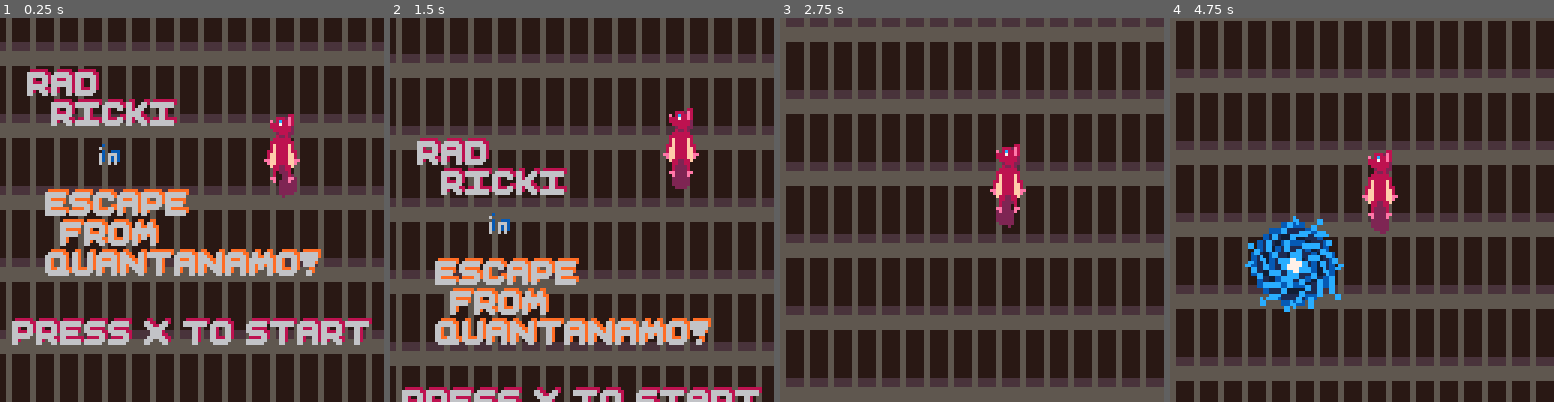
Above: before the commit, frames 1-4 (left to right).
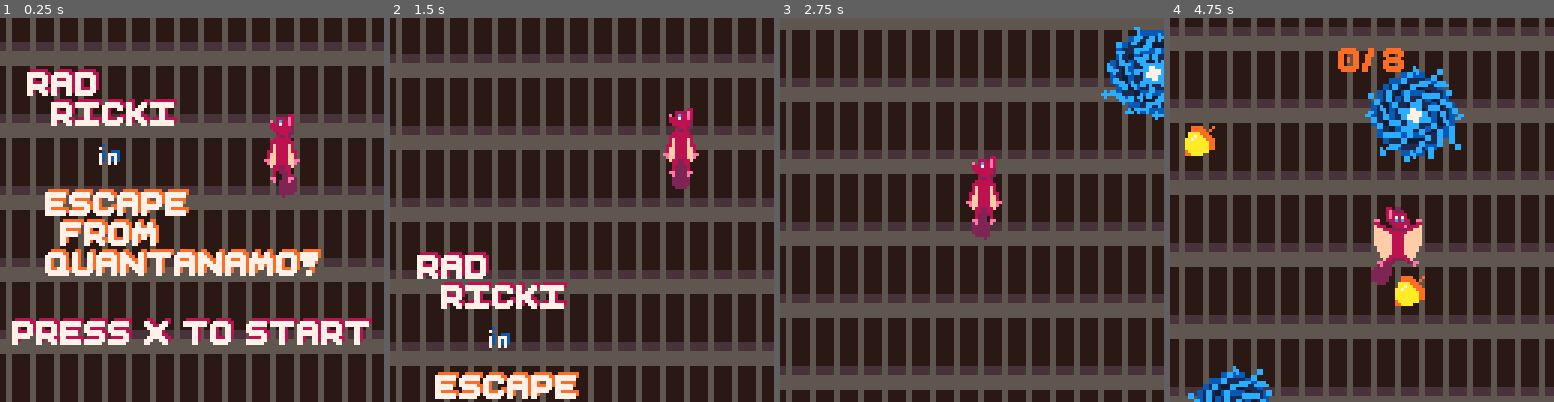
Above: after the commit, the same moments.

Repository: acmcpheron02/quantanamo
Game: PICO-8 cartridge quantanamo.p8
Same seed, same stepped clock (60 frames per second), same inputs: the game is played once before the commit and once after it.
Inputs:
- Up to frame 1 (0.25 s): no input
- Up to frame 2 (1.5 s): tap X (X key) at 0.33, 1.07 s
- Up to frame 3 (2.75 s): hold Right 1.6-2.1 s; tap X (X key) at 1.85 s; hold Right from 2.47 s (still down)
- Up to frame 4 (4.75 s): tap X (X key) at 2.97, 4.08 s; release Right at 3.03 s; hold Left 3.08-3.58 s; hold Right 4.02-4.68 s

The runs differ from the first frame. In frame 1, 10% of the frame differs, in the area x 3-97%, y 14-86%; in frame 2, 16%; in frame 3, 65%; in frame 4, 77%, in the area x 0-100%, y 0-100%.

Commit message:
demo ready I think!

Diff:
--- a/actors.p8
+++ b/actors.p8
@@ -3,6 +3,7 @@
 __lua__
 
 wells = {}
+qcorns = {}
 
 function make_well(x,y)
     local w = {}
@@ -17,6 +18,11 @@
         return w.y + w.h/2
     end
 
+    function draw_well(w)
+        sspr(24, 0, 16, 16, w.x, w.y, 32, 32) --64, 94
+        pd_rotate(w.x+16, w.y+16, rot, 1, 1, 3, false, 2) --80, 110
+    end
+
     function hold_well(w)
         player.state = 'hold'
         player.x = w.xcen() - 8
@@ -25,16 +31,49 @@
         player.vy = 0
         if x_btn.is_pressed then
             player.state = 'launch'
-            player.cooldown = 30
+            player.cooldown = 14
             launch_player()
 
         end
     end
 
-    function draw_well(w)
-        sspr(24, 0, 16, 16, w.x, w.y, 32, 32) --64, 94
-        pd_rotate(w.x+16, w.y+16, rot, 1, 1, 3, false, 2) --80, 110
+    add(wells, w)
+end
+
+function make_qcorn(x,y)
+    local q = {}
+    q.x = x
+    q.y = y
+    q.wid = 10
+    q.h = 10
+    function q.xcen()
+        return q.x + q.wid/2
+    end
+    function q.ycen()
+        return q.y + q.h/2
     end
 
-    add(wells, w)
+    function draw_qcorn(q)
+        sspr(0, 16, 10, 10, q.x, q.y, q.wid, q.h ) --64, 94
+    end
+
+    add(qcorns, q)
 end
+
+function make_tunnel(x,y)
+    tunnel = {}
+    tunnel.x = x
+    tunnel.y = y
+    tunnel.wid = 88
+    tunnel.h = 88
+    function tunnel.xcen()
+        return tunnel.x
+    end
+    function tunnel.ycen()
+        return tunnel.y
+    end
+
+    function draw_tunnel(tunnel)
+        pd_rotate(tunnel.x, tunnel.y, rot/4, 1, 28, 3, false, 5) --80, 110
+    end
+end
--- a/quantanamo.p8
+++ b/quantanamo.p8
@@ -25,11 +25,29 @@
 	title_i = 1
 	y_tran = 0
 	y_restart = false
+	size = 0
 end
 
 function stage1_init()
   make_well(300, 500)
   make_well(360, 400)
+  make_well(380, 540)
+  make_well(470, 510)
+  make_well(470, 380)
+  make_well(200, 460)
+  make_well(280, 340)
+  make_well(220, 540)
+  make_well(360, 260)
+  make_well(410, 180)
+  make_well(310, 120)
+  make_qcorn(370, 470)
+  make_qcorn(300, 420)
+  make_qcorn(240, 380)
+  make_qcorn(440, 430)
+  make_qcorn(480, 480)
+  make_qcorn(420, 350)
+  make_qcorn(372, 200)
+  make_qcorn(270, 270)
 end
 
 function _update60()
@@ -39,6 +57,7 @@
 	if gamestate == 'title' then title_update() end
 	if gamestate == 'transition' then transition_update() end
 	if gamestate == 'stage1' then stage1_update() end
+	if gamestate == 'win' then win_update() end
 end
 
 function title_update()
@@ -60,7 +79,7 @@
 
 function transition_update()
 	y_tran += 0.1
-	y_tran *= 1.03
+	y_tran *= 1.05
 	if y_tran <= 128 then
 		title_cam()
 		title_update()
@@ -88,9 +107,11 @@
 
 function stage1_update()
 	if player.cooldown == 0 then
-		collisions()
+		well_collisions()
 	end
 	player.update()
+
+	qcorn_collisions()
 
 	if player.state != 'hold' then
 		follow_player()
@@ -99,12 +120,29 @@
 	if player.state == 'hold' or player.cooldown > 0 then
 		center_well()
 	end
-end
+
+	score = tostr(8-#qcorns)..'/8'
+
+	if score == '8/8' and tunnel == nil then
+		make_tunnel(420, 90)
+	end
+
+	if score == '8/8' and tunnel != nil then
+		tunnel_collide()
+	end
+
+end
+
+function win_update()
+	size = size + 1
+end
+
 
 function _draw()
 	if gamestate == 'title' then title_draw() end
 	if gamestate == 'transition' then transition_draw() end
 	if gamestate == 'stage1' then stage1_draw() end
+	if gamestate == 'win' then win_draw() end
 	-- print(player.y, cam.x + 80, cam.y + 20, 7)
 	-- print(gamestate, cam.x + 80, cam.y + 30, 7)
 	-- print(y_restart, cam.x + 80, cam.y + 40, 7)
@@ -113,18 +151,18 @@
 function title_draw()
 	stage1_draw()
 	print('rad', cam.x + 10, cam.y + 17 + y_tran, 3)
-	print('rad', cam.x + 9, cam.y + 18 + y_tran, 14)
+	print('rad', cam.x + 9, cam.y + 18 + y_tran, 9)
 	print('ricki', cam.x + 18, cam.y + 27 + y_tran, 3)
-	print('ricki', cam.x + 17, cam.y + 28 + y_tran, 14)
+	print('ricki', cam.x + 17, cam.y + 28 + y_tran, 9)
 	spr(058, cam.x + 32, cam.y + 42 + y_tran)
 	print('escape', cam.x + 16, cam.y + 57 + y_tran, 10)
-	print('escape', cam.x + 15, cam.y + 58 + y_tran, 14)
+	print('escape', cam.x + 15, cam.y + 58 + y_tran, 9)
 	print('from', cam.x + 21, cam.y + 67 + y_tran, 10)
-	print('from', cam.x + 20, cam.y + 68 + y_tran, 14)
+	print('from', cam.x + 20, cam.y + 68 + y_tran, 9)
 	print('quantanamo!', cam.x + 16, cam.y + 77 + y_tran, 10)
-	print('quantanamo!', cam.x + 15, cam.y + 78 + y_tran, 14)
+	print('quantanamo!', cam.x + 15, cam.y + 78 + y_tran, 9)
 	print('press x to start', cam.x + 5, cam.y + 100 + y_tran, 3)
-	print('press x to start', cam.x + 4, cam.y + 101 + y_tran, 14)
+	print('press x to start', cam.x + 4, cam.y + 101 + y_tran, 9)
 end
 
 function stage1_draw()
@@ -134,11 +172,33 @@
 	for w in all(wells) do
 		draw_well(w)
 	end
+	for q in all(qcorns) do
+		draw_qcorn(q)
+	end
 	player.draw()
+	if gamestate == 'stage1' and score != '8/8' then
+		print(score, cam.x + 56, cam.y + 10, 10)
+	end
+	if gamestate == 'stage1' and score == '8/8' then
+		print('quantum tunnel', cam.x + 7, cam.y + 6, 11)
+		print('has opened!', cam.x + 26, cam.y + 16, 11)
+	end
+	if score == '8/8' then
+		draw_tunnel(tunnel)
+	end
 end
 
 function transition_draw()
 	title_draw()
+end
+
+function win_draw()
+	circfill(cam.x+64,cam.y+64, size, 9)
+	if size > 128 then
+		print('congratulations', cam.x + 2, cam.y + 36, 3)
+		print('you escaped from', cam.x + 6, cam.y + 70, 3)
+		print('quantanamo!', cam.x + 22, cam.y + 84, 3)
+	end
 end
 
 
@@ -427,8 +487,8 @@
 0000000000000000000000000000000000000000090909090909090909090909090909090909090909090909090909090909090900000000000000000000000000000000000000000000000000000000000000000000000000000000000000000000000000000000000000000000000000000000000000000000000000000000
 0000000000000000000000000000000000000000191919191919191919191919191919191919191919191919191919191919191900000000000000000000000000000000000000000000000000000000000000000000000000000000000000000000000000000000000000000000000000000000000000000000000000000000
 0000000000000000000000000000000000000000292929292929292929292929292929292929292929292929292929292929292900000000000000000000000000000000000000000000000000000000000000000000000000000000000000000000000000000000000000000000000000000000000000000000000000000000
-0a00000000000000000000000000000000000000090909090909090909090909090909090909090909090909090909090909090900000000000000000000000000000000000000000000000000000000000000000000000000000000000000000000000000000000000000000000000000000000000000000000000000000000
-1a00000000000000000000000000000000000000191919191919191919191919191919191919191919191919191919191919191900000000000000000000000000000000000000000000000000000000000000000000000000000000000000000000000000000000000000000000000000000000000000000000000000000000
-0000000000000000000000000000000000000000292929292929292929292929292929292929292929292929292929292929292900000000000000000000000000000000000000000000000000000000000000000000000000000000000000000000000000000000000000000000000000000000000000000000000000000000
-0000000000000000000000000000000000000000090909090909090909090909090909090909090909090909090909090909090900000000000000000000000000000000000000000000000000000000000000000000000000000000000000000000000000000000000000000000000000000000000000000000000000000000
-0000000000000000000000000000000000000000191919191919191919191919191919191919191919191919191919191919191900000000000000000000000000000000000000000000000000000000000000000000000000000000000000000000000000000000000000000000000000000000000000000000000000000000
+0b0c000000000000000000000000000000000000090909090909090909090909090909090909090909090909090909090909090900000000000000000000000000000000000000000000000000000000000000000000000000000000000000000000000000000000000000000000000000000000000000000000000000000000
+1b1c000000000000000000000000000000000000191919191919191919191919191919191919191919191919191919191919191900000000000000000000000000000000000000000000000000000000000000000000000000000000000000000000000000000000000000000000000000000000000000000000000000000000
+0000000000000000000000000000000000000000292929292929292929292929292929292929292929292929292929292929292900000000000000000000000000000000000000000000000000000000000000000000000000000000000000000000000000000000000000000000000000000000000000000000000000000000
+0000000000000000000000000000000000000000090909090909090909090909090909090909090909090909090909090909090900000000000000000000000000000000000000000000000000000000000000000000000000000000000000000000000000000000000000000000000000000000000000000000000000000000
+0000000000000000000000000000000000000000191919191919191919191919191919191919191919191919191919191919191900000000000000000000000000000000000000000000000000000000000000000000000000000000000000000000000000000000000000000000000000000000000000000000000000000000
--- a/util.p8
+++ b/util.p8
@@ -87,36 +87,48 @@
 end
 
 
-function collisions()
+function well_collisions()
 	for w in all(wells) do
-	 well_collide(w)
+		well_collide(w)
 	end
   end
 
   function well_collide(w)
 	xdist = w.xcen() - player.xcen()
 	ydist = w.ycen() - player.ycen()
-	collide = false
 	colldist = sqrt(xdist * 0x0.0001 * xdist + ydist * 0x0.0001 * ydist) * 0x100
 	if colldist <= 16 then
 		hold_well(w)
 	end
-	if colldist > 16 and colldist < 64 then
-		player.vx += sgn(xdist) * 0.03
-		player.vy += sgn(ydist) * 0.03
+	if colldist > 16 and colldist < 36 then
+		player.vx += sgn(xdist) * 0.04
+		player.vy += sgn(ydist) * 0.04
 	end
 end
 
---   function collide_event(a1, a2)
--- 	if(a1.kind=="player") and (a2.kind!="player") and a1.hurt == 0 then
--- 	  if a1.mass >= a2.eatreq then
--- 		attach(a1,a2)
--- 	  end
--- 	  if a1.mass < a2.eatreq then
--- 		a1.damage()
--- 	  end
--- 	end
---   end
+function qcorn_collisions()
+	for q in all(qcorns) do
+		qcorn_collide(q)
+	end
+  end
+
+function qcorn_collide(q)
+	xdist = q.xcen() - player.xcen()
+	ydist = q.ycen() - player.ycen()
+	tun_colldist = sqrt(xdist * 0x0.0001 * xdist + ydist * 0x0.0001 * ydist) * 0x100
+	if tun_colldist <= 10 then
+		del(qcorns, q)
+	end
+end
+
+function tunnel_collide()
+	xdist = tunnel.xcen() - player.xcen()
+	ydist = tunnel.ycen() - player.ycen()
+	colldist = sqrt(xdist * 0x0.0001 * xdist + ydist * 0x0.0001 * ydist) * 0x100
+	if colldist <= 10 then
+		gamestate = 'win'
+	end
+end
 
 function draw_circle (orig)
  	length = 24
Not shown, changed: 21 lines of the sprite sheet (__gfx__) section of quantanamo.p8
